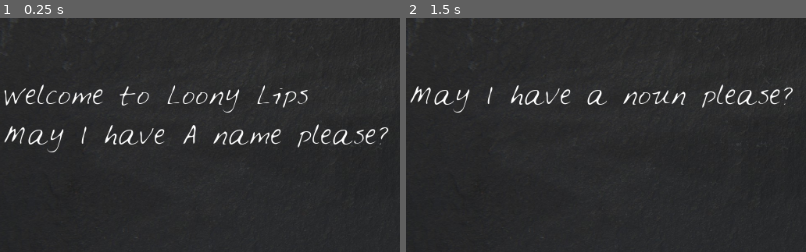
Above: before the commit, frames 1-2 (left to right).
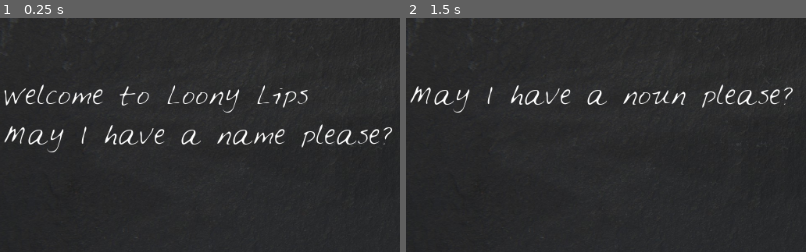
Above: after the commit, the same moments.

Repository: WesbertEdouard/LoonyLips
Game: Godot game, scene res://LoonyLips.tscn
The game is run twice, just before and just after one commit, with the same random seed, the same clock (stepped at 60 frames per second) and the same inputs.
Inputs (mouse positions are % of the whole screen's width and height, from its top left):
- Up to frame 1 (0.25 s): no input
- Up to frame 2 (1.5 s): click (42, 90) at 0.52 s; type "Alex" at 0.6 s; click (88, 90) at 1.25 s
The pictures show only the part of the screen within x 2-52%, y 4-54%; the shares and areas given below are measured in that part.

The runs differ from the first frame. In frame 1, 1.8% of the frame differs, in the area x 45-98%, y 45-56%; in frame 2, nothing differs.

Commit message:
Added StoryBook Node and separeted stories into story node script

Diff:
--- a/LoonyLips/LoonyLips.gd
+++ b/LoonyLips/LoonyLips.gd
@@ -1,17 +1,17 @@
 extends Control
 
 var player_words = []
-var template = [
-			{
-			"prompts": ["A name", "a noun", "adverb", "adjective"],
-			"story": "Once upon a time someone called %s ate a %s flavored sandwhich which made him feel all %s inside and it was %s"
-			},
-			{
-			"prompts": ["A name", "a noun", "adverb", "color"],
-			"story": "There once lived a man called %s who lived in a %s size room which made them sligthly %s and %s"
-			},
-			]
-var current_story
+#var template = [
+#			{
+#			"prompts": ["A name", "a noun", "adverb", "adjective"],
+#			"story": "Once upon a time someone called %s ate a %s flavored sandwhich which made him feel all %s inside and it was %s"
+#			},
+#			{
+#			"prompts": ["A name", "a noun", "adverb", "color"],
+#			"story": "There once lived a man called %s who lived in a %s size room which made them sligthly %s and %s"
+#			},
+#			]
+var current_story = {}
 
 
 onready var PlayerText = $VBoxContainer/HBoxContainer/PlayerText
@@ -25,7 +25,11 @@
 
 func set_current_story():
 	randomize()
-	current_story = template[randi() % template.size()]
+	var stories = $StoryBook.get_child_count()
+	var selected_story = randi() & stories - 1
+	current_story.prompts = $StoryBook.get_child(selected_story).prompts
+	current_story.story = $StoryBook.get_child(selected_story).story
+#	current_story = template[randi() % template.size()]
 
 
 func _on_PlayerText_text_entered(data):
--- a/LoonyLips/LoonyLips.tscn
+++ b/LoonyLips/LoonyLips.tscn
@@ -1,10 +1,11 @@
-[gd_scene load_steps=9 format=2]
+[gd_scene load_steps=10 format=2]
 
 [ext_resource path="res://LoonyLips.gd" type="Script" id=1]
 [ext_resource path="res://gfx/blackboard.jpg" type="Texture" id=2]
 [ext_resource path="res://gfx/Feltpen.ttf" type="DynamicFontData" id=3]
 [ext_resource path="res://gfx/blue_button12.png" type="Texture" id=4]
 [ext_resource path="res://gfx/blue_button11.png" type="Texture" id=5]
+[ext_resource path="res://Story.gd" type="Script" id=6]
 
 [sub_resource type="DynamicFont" id=3]
 size = 30
@@ -94,5 +95,17 @@
 __meta__ = {
 "_edit_use_anchors_": false
 }
+
+[node name="StoryBook" type="Node" parent="."]
+
+[node name="Story0" type="Node" parent="StoryBook"]
+script = ExtResource( 6 )
+prompts = PoolStringArray( "a name", "a noun", "an adverb", "an adjective" )
+story = "Once upon a time someone called %s ate a %s flavored sandwhich which made him feel all %s inside and it was %s"
+
+[node name="Story1" type="Node" parent="StoryBook"]
+script = ExtResource( 6 )
+prompts = PoolStringArray( "a name", "a noun", "an adverb", "a color" )
+story = "There once lived a man called %s who lived in a %s size room which made them sligthly %s and %s"
 [connection signal="text_entered" from="VBoxContainer/HBoxContainer/PlayerText" to="." method="_on_PlayerText_text_entered"]
 [connection signal="pressed" from="VBoxContainer/HBoxContainer/Button" to="." method="_on_Button_pressed"]
--- /dev/null
+++ b/LoonyLips/Story.gd
@@ -0,0 +1,5 @@
+extends Node
+
+
+export var prompts : PoolStringArray
+export var story = ""
